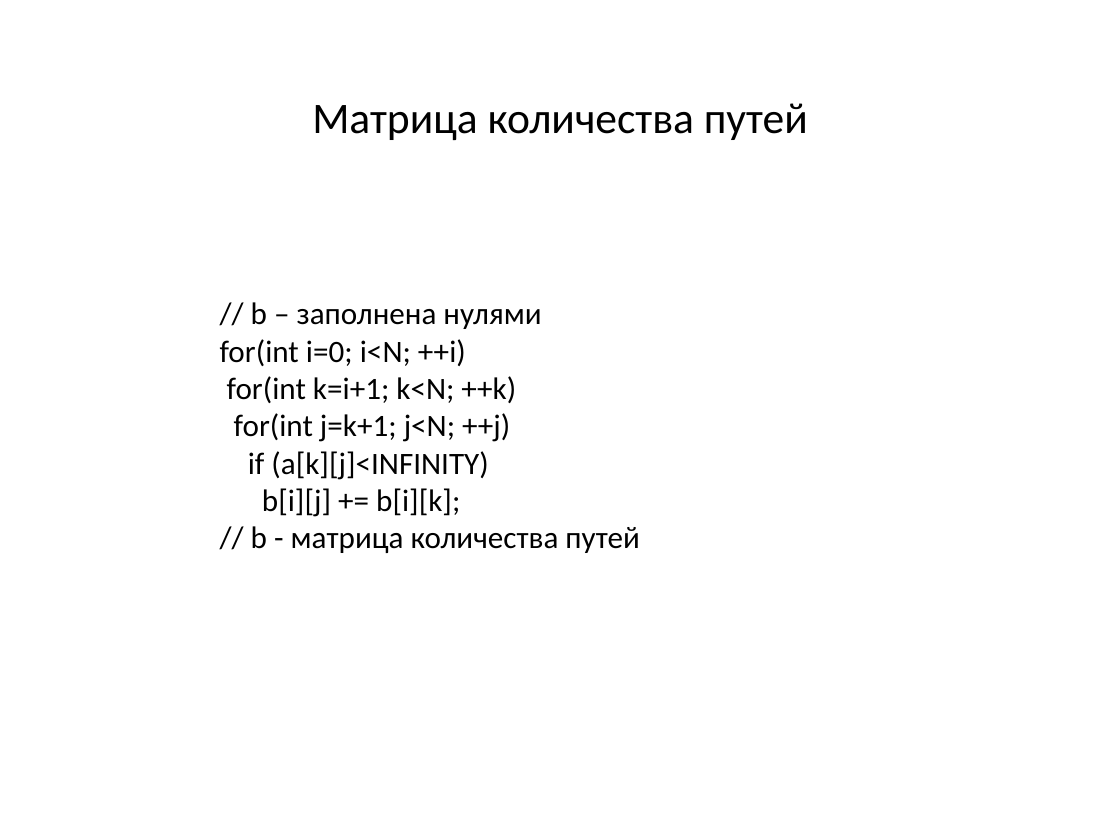
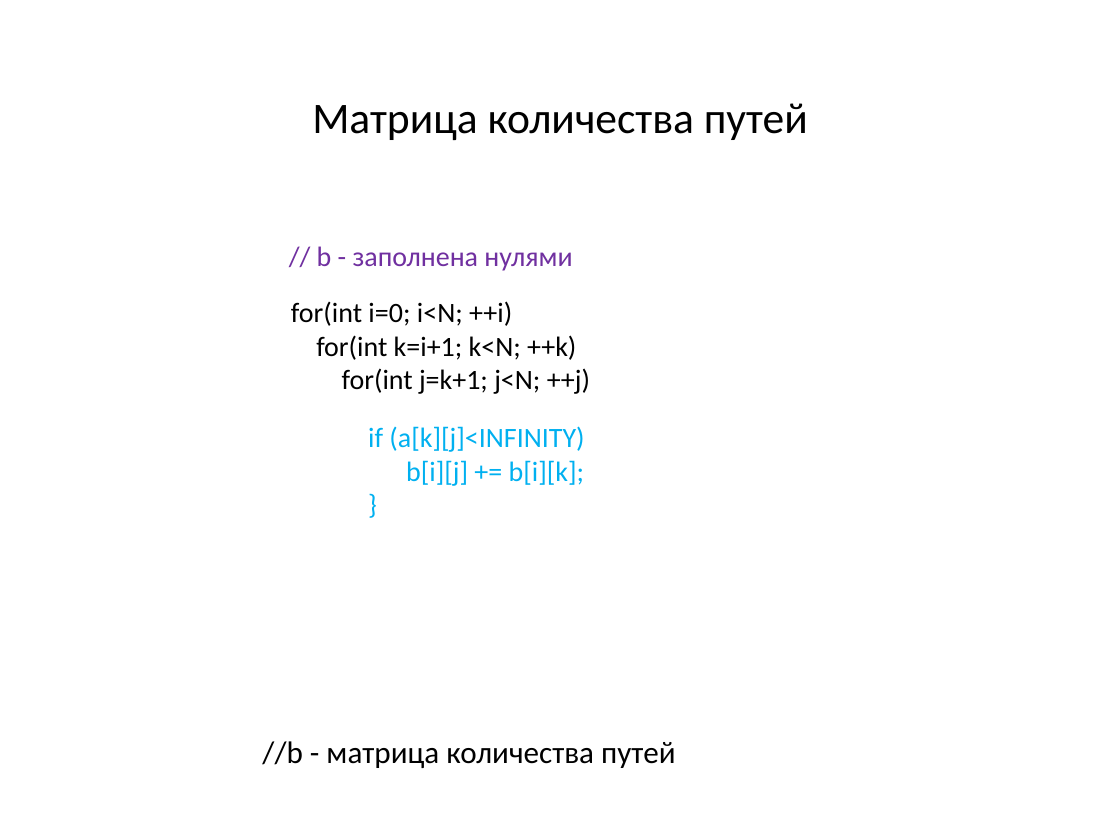
Before and after one commit to SteinbergOB/ANG, a slide deck: slide 10 of Презентации/Лекция 3.pptx (slide 7 before the commit). Drawn at 1120x840 pixels with LibreOffice and Linux fonts; fonts in the diff are those of the drawing. Boxes give left, top, right and bottom in pixels: in the first picture for what was removed or moved away, otherwise in the second. Text is boxed around its words. In the diff, an @@ line names an element or a change of style, - is before the commit and + after.

```diff
--- a/Презентации/Лекция 3.pptx
+++ b/Презентации/Лекция 3.pptx
@@ text added at [317, 246, 572, 271], 18 pt, text #7030A0 @@
+// b - заполнена нулями
@@ text "for(int i=0; i<N; ++i)": place and size @@
-text "for(int i=0; i<N; ++i)" at [220, 302, 639, 553]
+text "for(int i=0; i<N; ++i)" at [291, 301, 590, 394]
@@ text "for(int i=0; i<N; ++i)" at [291, 301, 590, 394]: size 20 to 18 pt; vertical alignment middle to top @@
@@ text at [251, 302, 541, 329]: paragraph removed @@
-// b – заполнена нулями
@@ text added at [368, 426, 585, 486], 18 pt, text #00B0F0 @@
+if (a[k][j]<INFINITY)
+b[i][j] += b[i][k];
+}
@@ text at [248, 451, 639, 553]: paragraphs removed @@
-if (a[k][j]<INFINITY)
-b[i][j] += b[i][k];
-// b - матрица количества путей
@@ text added at [262, 741, 675, 768], 20 pt, text #000000 @@
+//b - матрица количества путей
```
Also in this commit, not shown: 7 other slides changed, 17 slides added, 3 other files.
